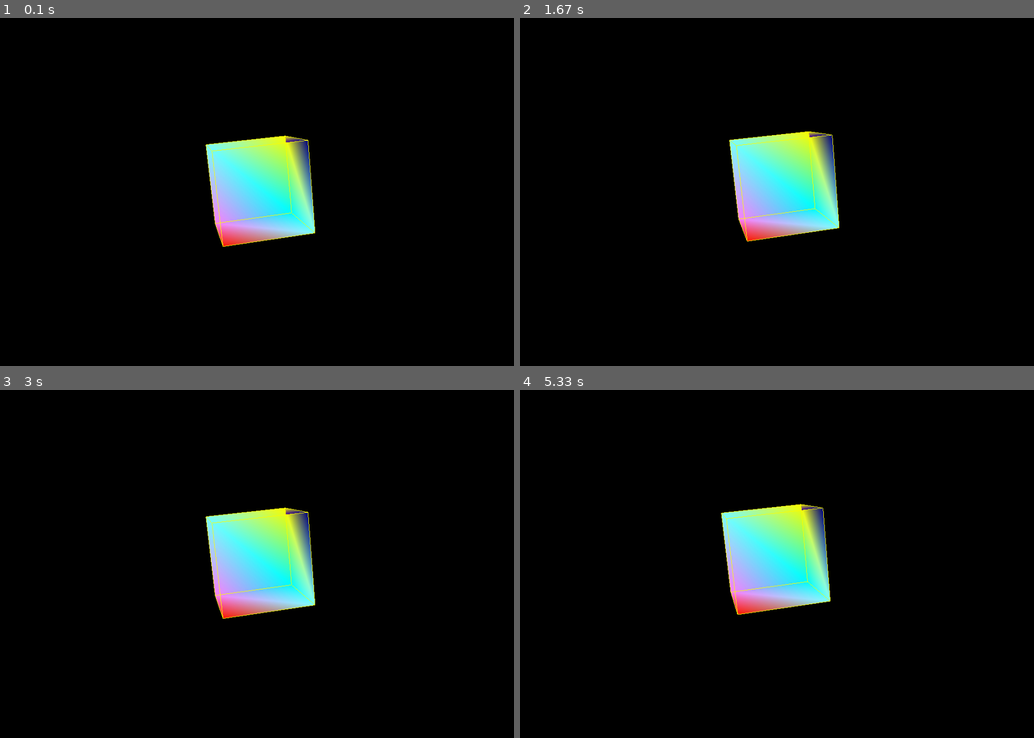
Above: before the commit, frames 1-4 (two rows, left to right).
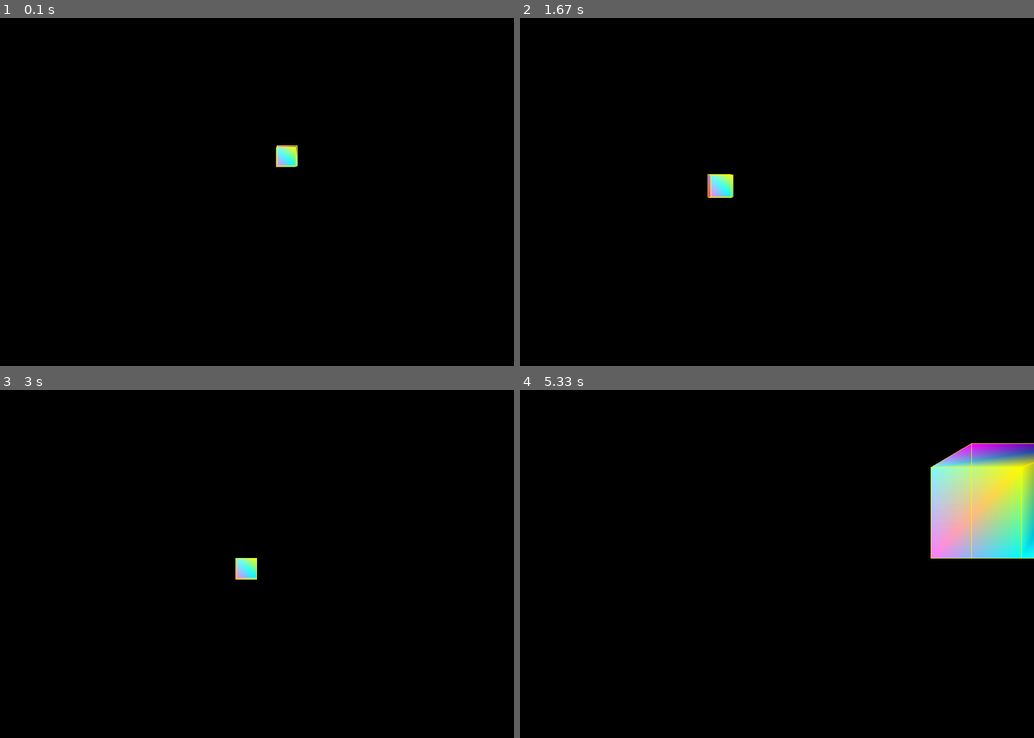
Above: after the commit, the same moments.

Repository: dvbridges/pyGames
Game: pygame game, started from OpenGL/game_cube.py
The game is run twice, just before and just after one commit, with the same random seed, the same clock (stepped at 60 frames per second) and the same inputs.
Inputs:
- Up to frame 1 (0.1 s): no input
- Up to frame 2 (1.67 s): hold Right 0.33-0.8 s; hold Up 0.83-1.13 s
- Up to frame 3 (3 s): hold Left 1.67-2.2 s; hold Down 2.23-2.53 s
- Up to frame 4 (5.33 s): hold Up 3-3.37 s; hold Left 4.47-4.93 s

The runs differ from the first frame. In frame 1, 5.7% of the frame differs, in the area x 40-62%, y 33-66%; in frame 2, 6.1%; in frame 3, 5.7%; in frame 4, 12%, in the area x 39-100%, y 15-65%.

Commit message:
Initial commit - addslooping  flying cube

Diff:
--- a/OpenGL/moving_colored_rot_cube.py
+++ b/OpenGL/game_cube.py
@@ -1,10 +1,10 @@
 #!/usr/bin/env python
-import pygame
+import pygame, os, random
 from pygame.locals import *
 from OpenGL.GL import *
 from OpenGL.GLU import *
 
-# Note, vertices are (A,B,C,D,E,F,G,H) or (0,1,2,3,4,5,6,7). Positive x,y,z point right, up, backwards, respectively.
+# Note, vertices are (0,1,2,3,4,5,6,7). Positive x,y,z point right, up, backwards, respectively.
 
 vertices = (
 	(1,-1,1),
@@ -72,42 +72,49 @@
 	glEnd()
 
 def main():
+	os.environ['SDL_VIDEO_CENTERED'] = '1'
 	pygame.init()
 	display = (1000,700)
 	pygame.display.set_mode(display, DOUBLEBUF|OPENGL)
 	gluPerspective(45, (display[0]/display[1]), 0.1, 50.0)
-	glTranslatef(0.0,0.0, -10)
-	glRotate(15,3,3,2)
-	x,y,z = .1,.1,.1 # movement increments
+	glTranslatef(random.randrange(-5,5),random.randrange(-5,5), -50) # translate cube location
+	glRotate(0,0,0,0) # Rotate cube
+	x_move,y_move,z_move = 0,0,0
+	move_inc = .3
+
+	object_passed = False
+
 	# Start Pygame event loop
-	while True:
+	while not object_passed:
 		for event in pygame.event.get():
 			if event.type == pygame.QUIT:
 				pygame.quit()
 				quit()
-
 			if event.type == pygame.KEYDOWN:
 				if event.key == pygame.K_LEFT:
-					glTranslatef(-x,0,0)
+					x_move=move_inc
 				if event.key == pygame.K_RIGHT:
-					glTranslatef(x,0,0)
+					x_move=-move_inc
 				if event.key == pygame.K_UP:
-					glTranslatef(0,y,0)
+					y_move=-move_inc
 				if event.key == pygame.K_DOWN:
-					glTranslatef(0,-y,0)
-			# Add zoom
-			if event.type == pygame.MOUSEBUTTONDOWN:
-				if event.button == 4:
-					glTranslatef(0,0,z)
-				if event.button == 5:
-					glTranslatef(0,0,-z)
-		# glRotate(1,3,3,2)
+					y_move=move_inc
+			if event.type == pygame.KEYUP:
+				x_move,y_move,z_move = 0,0,0
+
+		Cube_loc = glGetDoublev(GL_MODELVIEW_MATRIX) # get cube spatial locations
+		camera_x = Cube_loc[3][0]
+		camera_y = Cube_loc[3][1]
+		camera_z = Cube_loc[3][2]
+		glTranslatef(x_move,y_move, .6)
 		glClear(GL_COLOR_BUFFER_BIT|GL_DEPTH_BUFFER_BIT)
 		Cube()
 		pygame.display.flip()
-		pygame.time.wait(10)
 
-
+		if camera_z <=0:
+			object_passed = True
 
 if __name__ == "__main__":
-	main()
+	for runs in range(10):
+		main()
+		glLoadIdentity()
